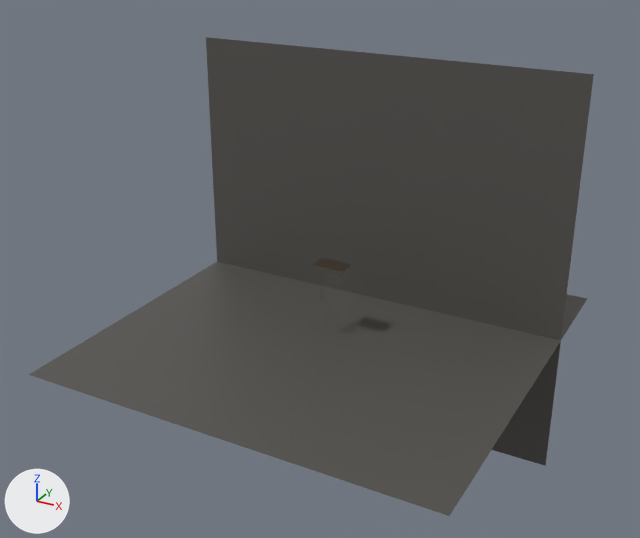
Two versions of the Blender file blender/vx4800/VX4800_MASTER.blend, one commit apart.
Camera for both pictures: a 50 mm lens placed at (27.1, -50.9, 25.1), pointed at (-0.9, 0.0, -0.4). Lighting does not change. The marker at lower left points along +X, +Y and +Z. The older version comes first.

In view in the first picture: 'STAGE_BACKDROP', 'STAGE_FLOOR', 'SUSPENSION_MICROCABLES_240' and 1 more.
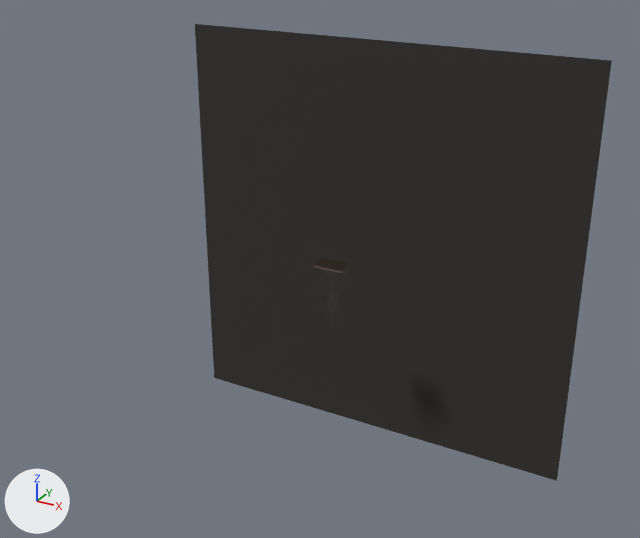
The change, as a diff of the scene's bpy script:
```diff
--- a/blender/vx4800/VX4800_MASTER.blend.py
+++ b/blender/vx4800/VX4800_MASTER.blend.py
@@ mat_mat_stage_dark @@
 mat_mat_stage_dark = principled_material('MAT_STAGE_DARK')
-mat_mat_stage_dark.base_color = (0.0902, 0.0863, 0.0784)  # dark grey #55534f
+mat_mat_stage_dark.base_color = (0.0314, 0.0275, 0.0235)  # dark grey #322e2a
 mat_mat_stage_dark.roughness = 0.46
@@ me_plane_001 @@
 # used by ob_stage_backdrop; location = (0.0, 7.0, -1.25); rotation_euler = (1.571, 0.0, 0.0), in degrees (90, 0, 0)
-me_plane_001.from_pydata(...)  # 4 vertices, 1 face; spans x -15.0..15.0, y -15.0..15.0, z 0.0
-me_plane_001.vertices[0].co = (-15.0, -15.0, 0.0)
-me_plane_001.vertices[1].co = (15.0, -15.0, 0.0)  # pixel (545, 465)
-me_plane_001.vertices[2].co = (-15.0, 15.0, 0.0)  # pixel (205, 37)
-me_plane_001.vertices[3].co = (15.0, 15.0, 0.0)  # pixel (593, 74)
+me_plane_001.from_pydata(...)  # 4 vertices, 1 face; spans x -16.0..16.0, y -16.0..16.0, z 0.0
+# me_plane_001 part 1
+me_plane_001.vertices[0].co = (-16.0, -16.0, 0.0)  # pixel (214, 377)
+me_plane_001.vertices[1].co = (16.0, -16.0, 0.0)  # pixel (556, 480)
+me_plane_001.vertices[2].co = (-16.0, 16.0, 0.0)  # pixel (194, 23)
+me_plane_001.vertices[3].co = (16.0, 16.0, 0.0)  # pixel (611, 60)
 me_plane_001.materials.append(mat_mat_stage_dark)
@@ cu_suspension_microcables_240_curve @@
 cu_suspension_microcables_240_curve.bevel_resolution = 2
-cu_suspension_microcables_240_curve.bevel_depth = 0.00032
+cu_suspension_microcables_240_curve.bevel_depth = 0.00018
 cu_suspension_microcables_240_curve.resolution_u = 1
@@ cu_suspension_yokes_240_curve @@
 cu_suspension_yokes_240_curve.bevel_resolution = 2
-cu_suspension_yokes_240_curve.bevel_depth = 0.00042
+cu_suspension_yokes_240_curve.bevel_depth = 0.00028
 cu_suspension_yokes_240_curve.resolution_u = 1
@@ ob_stage_floor @@
-ob_stage_floor = bpy.data.objects.new('STAGE_FLOOR', me_plane)
@@ ob_stage_backdrop @@
 ob_stage_backdrop = bpy.data.objects.new('STAGE_BACKDROP', me_plane_001)
-ob_stage_backdrop.location = (0.0, 7.0, -1.25)
+ob_stage_backdrop.location = (0.0, 7.0, -1.3)
 ob_stage_backdrop.rotation_euler = (1.571, 0.0, 0.0)  # degrees (90, 0, 0)
@@ ob_proto_l_l_fore @@
 _m = ob_proto_l_l_fore.modifiers.new('AETHERIA_CRYSTAL_EDGE', 'BEVEL')
-_m.width = 0.000665
-_m.width_pct = 0.000665
+_m.width = 0.000574
+_m.width_pct = 0.000574
 _m.segments = 3
@@ ob_proto_l_l_hind @@
 _m = ob_proto_l_l_hind.modifiers.new('AETHERIA_CRYSTAL_EDGE', 'BEVEL')
-_m.width = 0.000665
-_m.width_pct = 0.000665
+_m.width = 0.000574
+_m.width_pct = 0.000574
 _m.segments = 3
@@ ob_proto_l_r_fore @@
 _m = ob_proto_l_r_fore.modifiers.new('AETHERIA_CRYSTAL_EDGE', 'BEVEL')
-_m.width = 0.000665
-_m.width_pct = 0.000665
+_m.width = 0.000574
+_m.width_pct = 0.000574
 _m.segments = 3
@@ ob_proto_l_r_hind @@
 _m = ob_proto_l_r_hind.modifiers.new('AETHERIA_CRYSTAL_EDGE', 'BEVEL')
-_m.width = 0.000665
-_m.width_pct = 0.000665
+_m.width = 0.000574
+_m.width_pct = 0.000574
 _m.segments = 3
@@ ob_proto_m_l_fore @@
 _m = ob_proto_m_l_fore.modifiers.new('AETHERIA_CRYSTAL_EDGE', 'BEVEL')
-_m.width = 0.00057
-_m.width_pct = 0.00057
+_m.width = 0.000492
+_m.width_pct = 0.000492
 _m.segments = 3
@@ ob_proto_m_l_hind @@
 _m = ob_proto_m_l_hind.modifiers.new('AETHERIA_CRYSTAL_EDGE', 'BEVEL')
-_m.width = 0.00057
-_m.width_pct = 0.00057
+_m.width = 0.000492
+_m.width_pct = 0.000492
 _m.segments = 3
@@ ob_proto_m_r_fore @@
 _m = ob_proto_m_r_fore.modifiers.new('AETHERIA_CRYSTAL_EDGE', 'BEVEL')
-_m.width = 0.00057
-_m.width_pct = 0.00057
+_m.width = 0.000492
+_m.width_pct = 0.000492
 _m.segments = 3
@@ ob_proto_m_r_hind @@
 _m = ob_proto_m_r_hind.modifiers.new('AETHERIA_CRYSTAL_EDGE', 'BEVEL')
-_m.width = 0.00057
-_m.width_pct = 0.00057
+_m.width = 0.000492
+_m.width_pct = 0.000492
 _m.segments = 3
@@ ob_proto_s_l_fore @@
 _m = ob_proto_s_l_fore.modifiers.new('AETHERIA_CRYSTAL_EDGE', 'BEVEL')
-_m.width = 0.000475
-_m.width_pct = 0.000475
+_m.width = 0.00041
+_m.width_pct = 0.00041
 _m.segments = 3
@@ ob_proto_s_l_hind @@
 _m = ob_proto_s_l_hind.modifiers.new('AETHERIA_CRYSTAL_EDGE', 'BEVEL')
-_m.width = 0.000475
-_m.width_pct = 0.000475
+_m.width = 0.00041
+_m.width_pct = 0.00041
 _m.segments = 3
@@ ob_proto_s_r_fore @@
 _m = ob_proto_s_r_fore.modifiers.new('AETHERIA_CRYSTAL_EDGE', 'BEVEL')
-_m.width = 0.000475
-_m.width_pct = 0.000475
+_m.width = 0.00041
+_m.width_pct = 0.00041
 _m.segments = 3
@@ ob_proto_s_r_hind @@
 _m = ob_proto_s_r_hind.modifiers.new('AETHERIA_CRYSTAL_EDGE', 'BEVEL')
-_m.width = 0.000475
-_m.width_pct = 0.000475
+_m.width = 0.00041
+_m.width_pct = 0.00041
 _m.segments = 3
```

Location of each change, [x1, y1, x2, y2] in pixels of the pictures (640 x 538 px):
'STAGE_BACKDROP', recoloured, reshaped, moved (darker, 7% wider, 7% taller)
    before: [206, 37, 594, 466]
    after: [195, 24, 612, 481]
'STAGE_FLOOR', deleted
    before: [29, 262, 587, 516]
